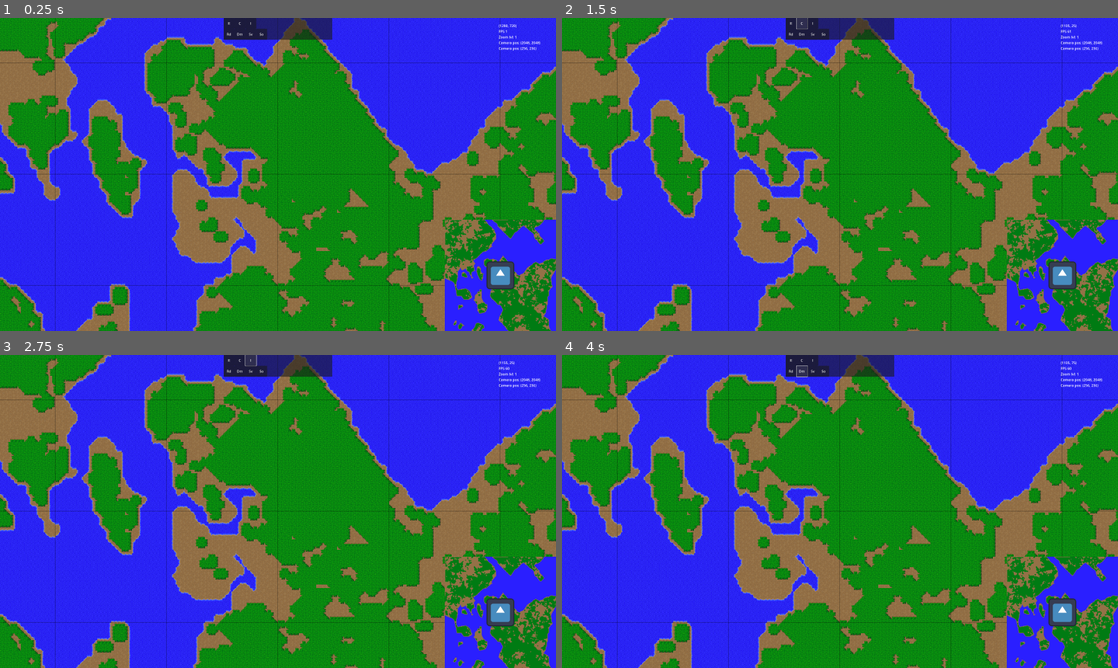
Above: before the commit, frames 1-4 (two rows, left to right).
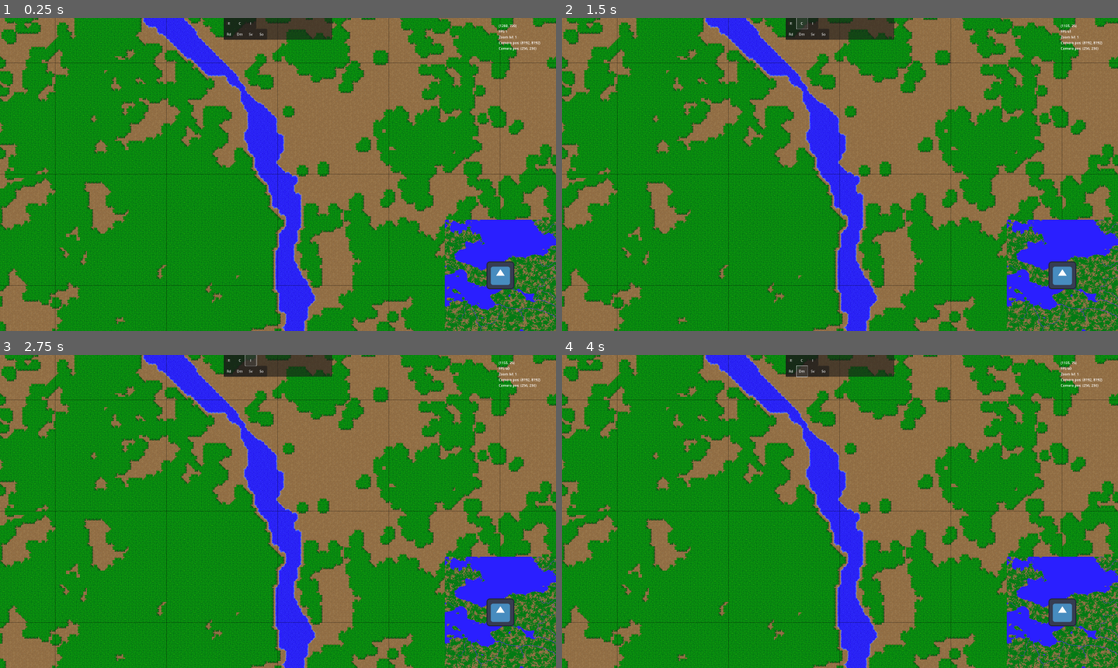
Above: after the commit, the same moments.

Repository: ahakkar/ACSIM
Game: Godot game, scene res://scenes/Main.tscn
Two runs of this game, one before a commit and one after it. Both use one fixed random seed, a clock stepped at 60 frames per second and the inputs below. The engine's default icon, where the game draws it, is replaced by a stand-in: a white triangle on a blue panel in a dark square.
Inputs:
- Up to frame 1 (0.25 s): no input
- Up to frame 2 (1.5 s): click "R" at 0.5 s; click "C" at 1.25 s
- Up to frame 3 (2.75 s): click "I" at 2 s
- Up to frame 4 (4 s): click "Rd" at 2.75 s; click "Dm" at 3.5 s

The runs differ from the first frame. In frame 1, 77% of the frame differs, in the area x 0-100%, y 0-100%; in frame 2, 77%; in frame 3, 77%; in frame 4, 77%.

Commit message:
minimap: simplified formula is k = M/32

Diff:
--- a/project.godot
+++ b/project.godot
@@ -59,5 +59,4 @@
 
 [rendering]
 
-driver/threads/thread_model=2
 environment/defaults/default_clear_color=Color(0, 0, 0, 1)
--- a/scripts/Main.gd
+++ b/scripts/Main.gd
@@ -20,7 +20,7 @@
 	"res://maps/tampere_256px.png",
 	"res://maps/tampere_10x10km_4096px.png"
 	]
-var map_filename:String = map_filenames[2]
+var map_filename:String = map_filenames[1]
 
 var _world_generator:WorldGenerator
 
--- a/scripts/Minimap.gd
+++ b/scripts/Minimap.gd
@@ -6,7 +6,6 @@
 @onready var minimap_texture:ImageTexture = null
 @onready var sprite:Sprite2D
 var is_mouse_inside_minimap:bool = false
-
 var position_multiplier
 
 
@@ -20,12 +19,11 @@
 	pass
 
 
-# Called every frame. 'delta' is the elapsed time since the previous frame.
 func _process(_delta):
 	if !is_mouse_inside_minimap:
 		Globals.camera_marker.position = Vector2i(
-			Globals.CAMERA_POSITION.x / position_multiplier, # 8 on 256 size map. need a forumla to calculate this
-			Globals.CAMERA_POSITION.y / position_multiplier, # 8 on 256 size map
+			Globals.CAMERA_POSITION.x / position_multiplier,
+			Globals.CAMERA_POSITION.y / position_multiplier,
 			)
 
 
@@ -34,9 +32,7 @@
 	self.set_minimap()
 	self.setup_camera_marker()
 
-	# log2(x) = log10(x) / log10(2)
-	var power = log(Globals.map_size) / log(2) - 8
-	position_multiplier = 8 * pow(2, power)
+	position_multiplier = Globals.map_size / 32
 
 
 func _on_mouse_entered():
